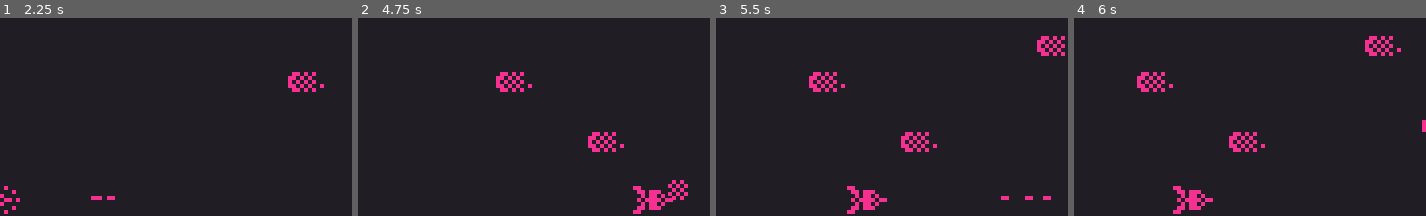
Above: before the commit, frames 1-4 (left to right).
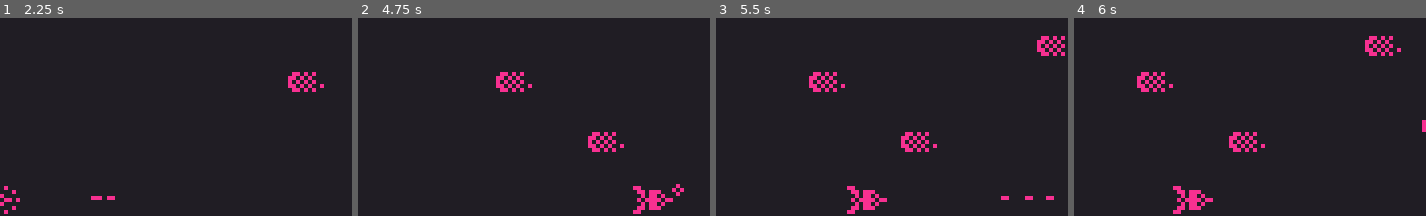
Above: after the commit, the same moments.

Repository: victor-romero-martinez/space-umpact
Game: Godot game, scene res://control/main_menu.tscn
Same seed, same stepped clock (60 frames per second), same inputs: the game is played once before the commit and once after it.
Inputs:
- Up to frame 1 (2.25 s): click "New game" at 0.5 s; tap Enter (ui_accept) at 1.25, 1.52 s; hold Right (ui_right) from 1.28 s (still down)
- Up to frame 2 (4.75 s): tap Enter (ui_accept) at 2.27, 3.77, 4.52 s; release Right (ui_right) at 2.78 s; hold Left (ui_left) 2.78-3.53 s; hold Right (ui_right) from 3.53 s (still down)
- Up to frame 3 (5.5 s): release Right (ui_right) at 5.03 s; hold Left (ui_left) from 5.03 s (still down); tap Enter (ui_accept) at 5.27 s
- Up to frame 4 (6 s): release Left (ui_left) at 5.78 s; hold Right (ui_right) from 5.78 s (still down)
The pictures show only the part of the screen within x 50-100%, y 0-50%; the shares and areas given below are measured in that part.

Frame 1 is identical in both runs. In frame 2, 0.2% of the frame differs, in the area x 88-94%, y 81-92%; in frame 3, less than 0.1%; in frame 4, nothing differs.

Commit message:
update: state

Diff:
--- a/scripts/player.gd
+++ b/scripts/player.gd
@@ -21,10 +21,11 @@
 
 @onready var hud_health = $"../../Hud/HudHealth" as HudHealth
 
+enum TState { IMMUNITY, MOVE, FREEZE }
+
 var global # need set on ready
 var _can_shoot: bool = true
-var _immunity = true
-var _can_move = false
+var state: TState = TState.IMMUNITY
 
 
 func _ready():
@@ -41,20 +42,20 @@
 
 
 func _physics_process(delta):
-	if _can_move:
+	if state == TState.MOVE or state == TState.IMMUNITY:
 		_move(delta)
-		move_and_slide()
 
 	if is_on_wall() or is_on_floor(): make_boom() #INFO: received damage and restart initioal position
 	if Input.is_action_just_pressed("ui_accept"): _fire()
-	if global.queue_boss: _finish_combat()
+	if global.queue_boss: _finish_combat(delta)
 
+	move_and_slide()
 
 func _move(delta):
 	var direction = Input.get_vector('ui_left', 'ui_right', 'ui_up', 'ui_down')
 	velocity = direction.normalized() * speed
 
-	if _can_move:
+	if state == TState.MOVE or state == TState.IMMUNITY:
 		# limits movement on the screen
 		#WARNING: hace un pequeño movimineto
 		position += velocity * delta
@@ -66,12 +67,11 @@
 	t.tween_property(self, 'global_position', respawn.position, .45)\
 		.set_trans(Tween.TRANS_LINEAR)\
 		.set_ease(Tween.EASE_OUT)
-	t.tween_callback(func (): _can_move = true)
+	t.tween_callback(func (): state = TState.MOVE)
 
 
-func _finish_combat():
-	_can_move = false
-	_immunity = true
+func _finish_combat(delta):
+	state = TState.FREEZE
 	$CollisionShape2D.disabled = true
 	var t = create_tween()
 	t.tween_property(self, 'global_position', exit_screen.position, 1.5)
@@ -80,7 +80,8 @@
 
 # apply damage and reset position when not immunity
 func make_boom():
-	if not _immunity:
+	#if not IMMUNITY OR FREEZE:
+	if state == TState.MOVE:
 		_apply_explotion()
 		_animation_spawn()
 
@@ -92,10 +93,10 @@
 
 # apply animation
 func _animation_spawn():
-	_immunity = true
+	state = TState.IMMUNITY
 	$AnimatedSprite2D.play('respawn')
 	await get_tree().create_timer(2.0).timeout
-	_immunity = false
+	state = TState.MOVE
 	$AnimatedSprite2D.play('default')
 
 
